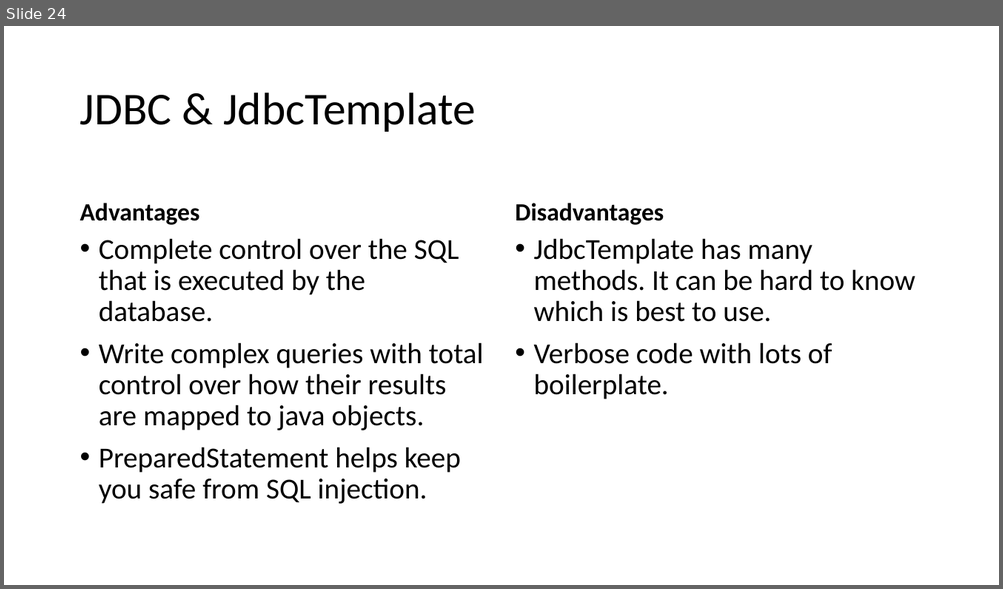
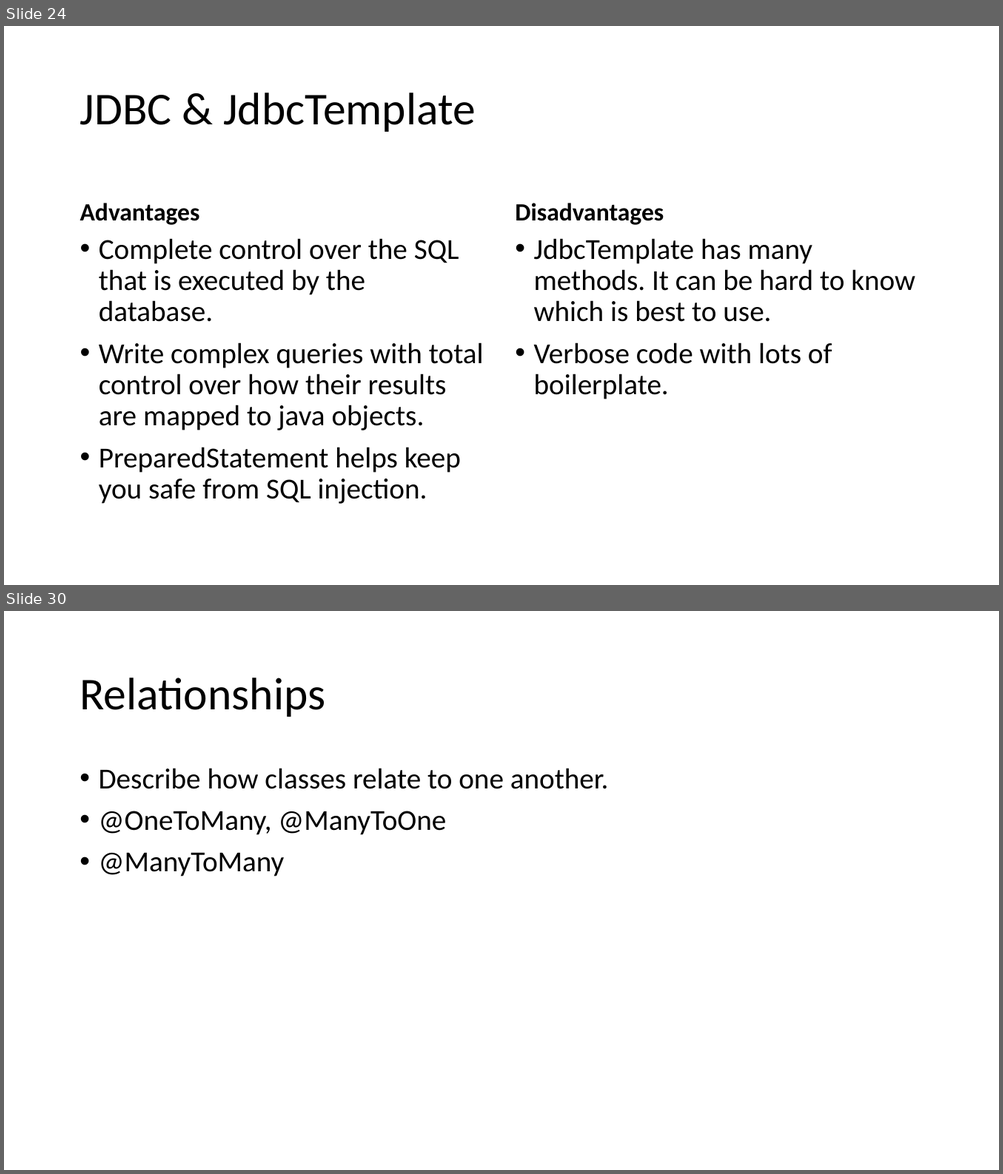
Before and after one commit to ryl/cybr406-2020, a slide deck: files/databases.pptx. Shown one above the other, each under a label of ours: slide 24 before the commit, slides 24 and 30 after it; the slides between them are not shown. The pictures are 1003x589 and 1003x1174 pixels, drawn with LibreOffice and Linux fonts; fonts in the diff are those of the drawing. Boxes give left, top, right and bottom in pixels: in the first picture for what was removed or moved away, otherwise in the second. Text is boxed around its words. In the diff, an @@ line names an element or a change of style, - is before the commit and + after.

```diff
--- a/files/databases.pptx
+++ b/files/databases.pptx
@@ slide 30 added at [4, 611, 999, 1170], background #FFFFFF @@
@@ title added at [79, 678, 325, 717], 44 pt, text #000000 @@
+Relationships
@@ text added at [99, 768, 609, 877], 28 pt, text #000000 @@
+• Describe how classes relate to one another.
+• @OneToMany, @ManyToOne
+• @ManyToMany
```
Also in this commit, not shown: 13 other slides added, 2 other files.
